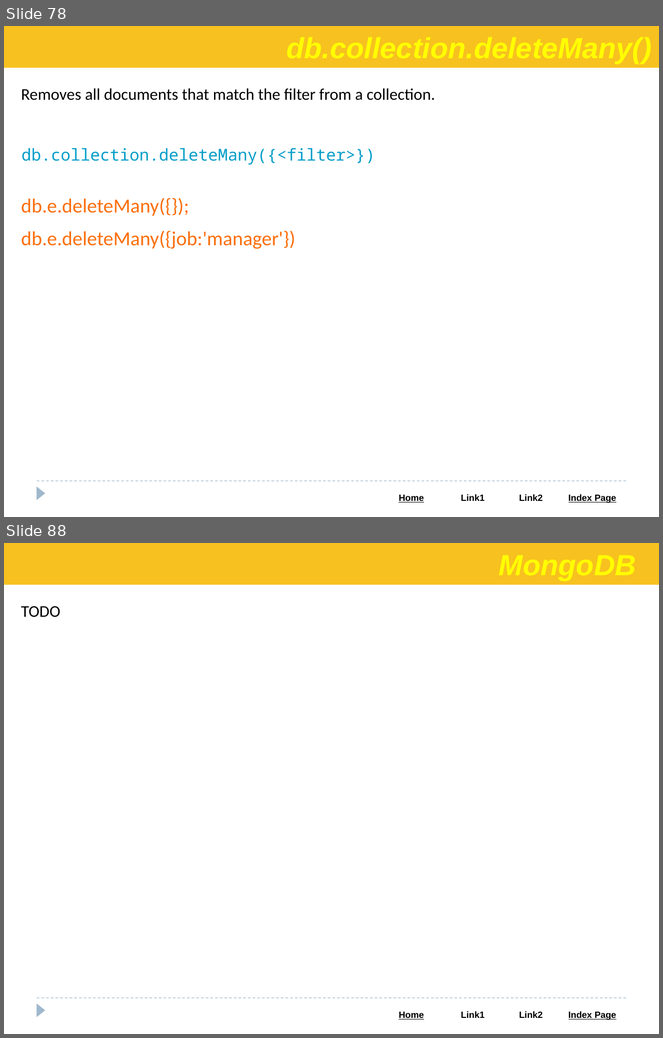
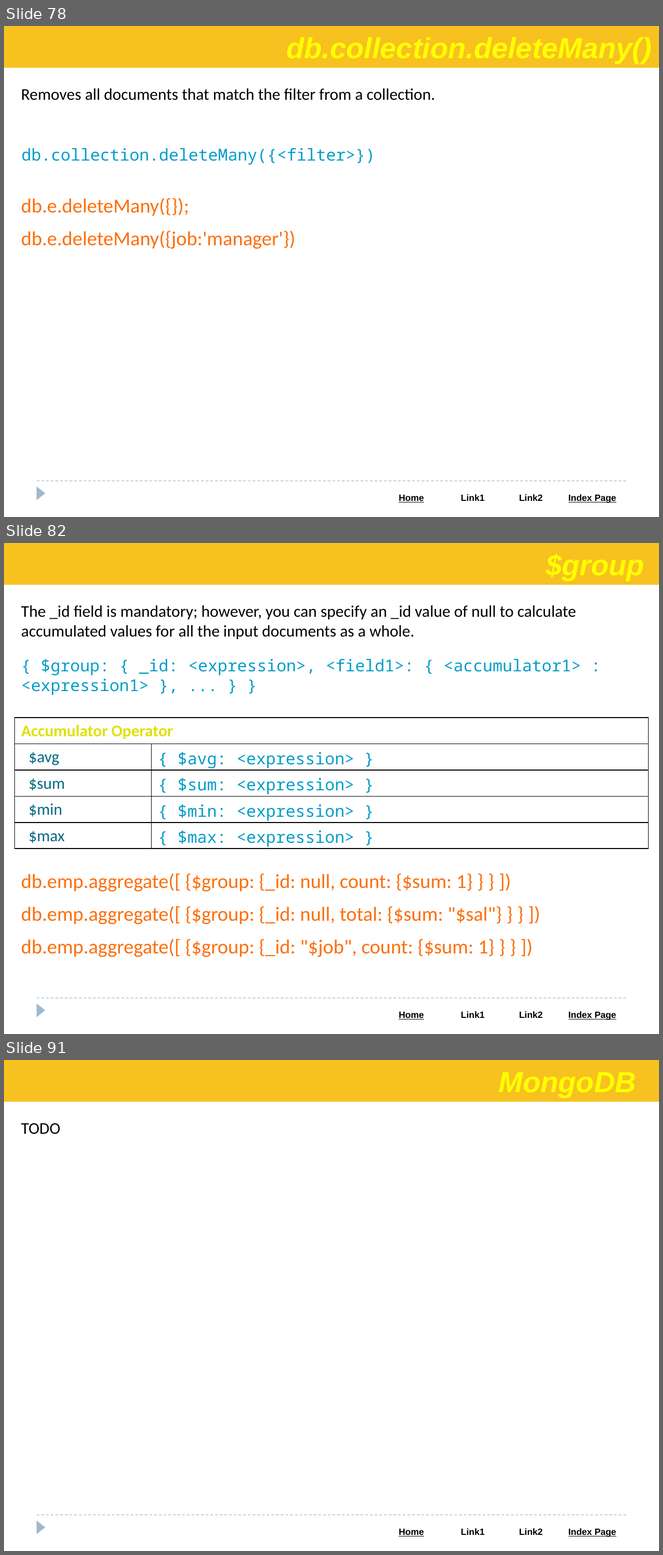
Before and after one commit to Saleel-Bagde/PPT-s, a slide deck: MongoDB PPT.pptx. Shown one above the other, each under a label of ours: slides 78 and 88 before the commit, slides 78, 82 and 91 after it; the slides between them are not shown. The pictures are 663x1038 and 663x1555 pixels, drawn with LibreOffice and Linux fonts; fonts in the diff are those of the drawing. Boxes give left, top, right and bottom in pixels: in the first picture for what was removed or moved away, otherwise in the second. Text is boxed around its words. In the diff, an @@ line names an element or a change of style, - is before the commit and + after.

```diff
--- a/MongoDB PPT.pptx
+++ b/MongoDB PPT.pptx
@@ slide 82 added at (4,543,659,1034), background #FFFFFF; not listed: 3 template elements that a slide beside it also shows @@
@@ rectangle added at (4,543,659,585), fill #F7C120 @@
@@ text added at (21,605,577,639), 18 pt, text #000000 @@
+The _id field is mandatory; however, you can specify an _id value of null to calculate accumulated values for all the input documents as a whole.
@@ text added at (21,659,582,695), 18 pt, text #049DC8 @@
+{ $group: { _id: <expression>, <field1>: { <accumulator1> : <expression1> }, ... } }
@@ table added at (14,718,649,849), 5 rows, 2 columns @@
+Accumulator Operator | 
+$avg | { $avg: <expression> }
+$sum | { $sum: <expression> }
+$min | { $min: <expression> }
+$max | { $max: <expression> }
@@ text added at (21,874,502,957), 22 pt, text #FC6F0D @@
+db.emp.aggregate([ {$group: {_id: null, count: {$sum: 1} } } ])
+db.emp.aggregate([ {$group: {_id: null, total: {$sum: "$sal"} } } ])
+db.emp.aggregate([ {$group: {_id: "$job", count: {$sum: 1} } } ])
@@ what was slide 88 is now slide 91 @@
```
Also in this commit, not shown: 7 slides changed, 4 other slides added, 2 slides removed.
